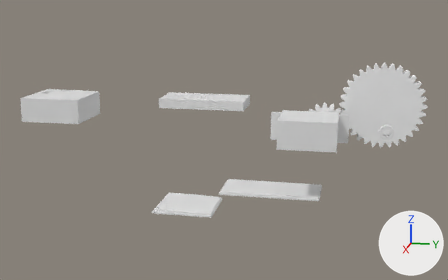
Two versions of the Blender file shadeopener/shades.blend, one commit apart.
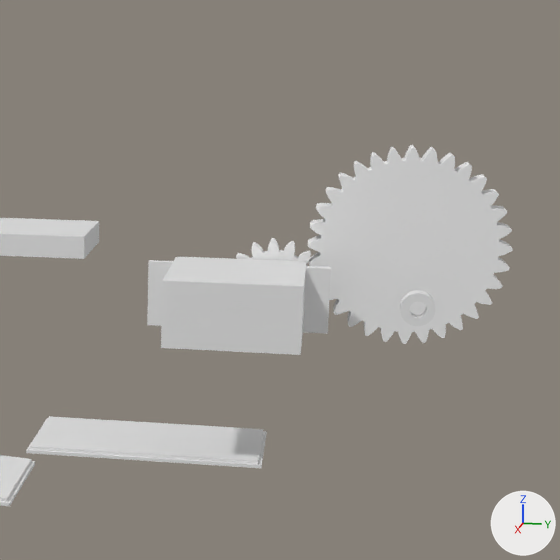
Each version appears first whole from a 50 mm lens placed at (445.0, 17.0, 98.0), pointed at (-5.0, -73.0, -14.0), and next in a close-up on the part from 46% to 100% of the width and 0% to 86% of the height. Arrows for +X, +Y and +Z are at lower right; the lights stay in place.

Names of what the first close-up shows: 'Servo', 'bearing', 'bottom plate pi', 'bottom plate teensy', 'lid pi', 'pinion gear', 'spur gear'.
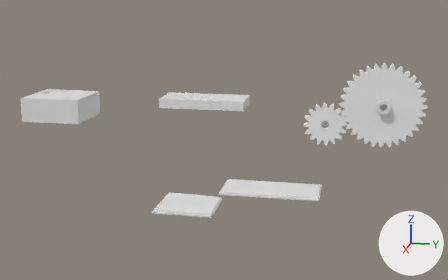
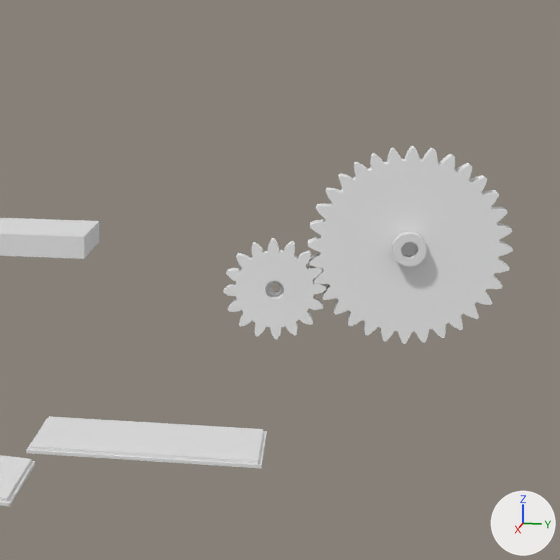
Boxes (x1, y1, x2, y2) around the edits, measured in the close-ups (560 x 560 px):
'spur gear', reshaped, moved
    before: (308, 145, 513, 344)
    after: (308, 146, 513, 344)
'Servo', hidden
    before: (147, 257, 331, 355)
'pinion gear', unchanged, uncovered by the edit
    before: (236, 238, 311, 266)
    after: (223, 238, 327, 340)

Patch to the scene script:
```diff
--- a/shadeopener/shades.blend.py
+++ b/shadeopener/shades.blend.py
@@ me_mesh_002 @@
 # used by ob_spur_gear; location = (-9.0, 41.7, 16.1); rotation_euler = (0.0, 4.712, 0.0), in degrees (0, 270, 0); scale = (1.0, 1.0, 0.0)
-me_mesh_002.from_pydata(...)  # 8160 vertices, 8340 faces; spans x -30.0..31.0, y -29.0..31.0, z -18286764.0..1516806.0
+me_mesh_002.from_pydata(...)  # 8166 vertices, 8342 faces; spans x -30.0..30.0, y -30.0..30.0, z -30.0..13631520.0
+# me_mesh_002 part 1: 279 vertices moved from x -5.0..29.0, y 5.0..30.0, z 1000214.0..1475052.0 to x -5.0..29.0, y 5.0..30.0, z 13631484.0..13631519.0; 7881 vertices removed from x -30.0..31.0, y -29.0..31.0, z -18286764.0..1516806.0; 7887 vertices added at x -30.0..30.0, y -30.0..30.0, z -30.0..13631520.0
 me_mesh_002.materials.append(mat_svgmat_002)
@@ ob_spur_gear @@
 ob_spur_gear = bpy.data.objects.new('spur gear', me_mesh_002)
-ob_spur_gear.location = (-9.0, 41.7, 16.1)
+ob_spur_gear.location = (-1.0, 42.7, 16.7)
 ob_spur_gear.rotation_euler = (0.0, 4.712, 0.0)  # degrees (0, 270, 0)
@@ ob_servo @@
 ob_servo.location = (-7.8, 0.9, -47.3)
+ob_servo.hide_viewport = True
```
